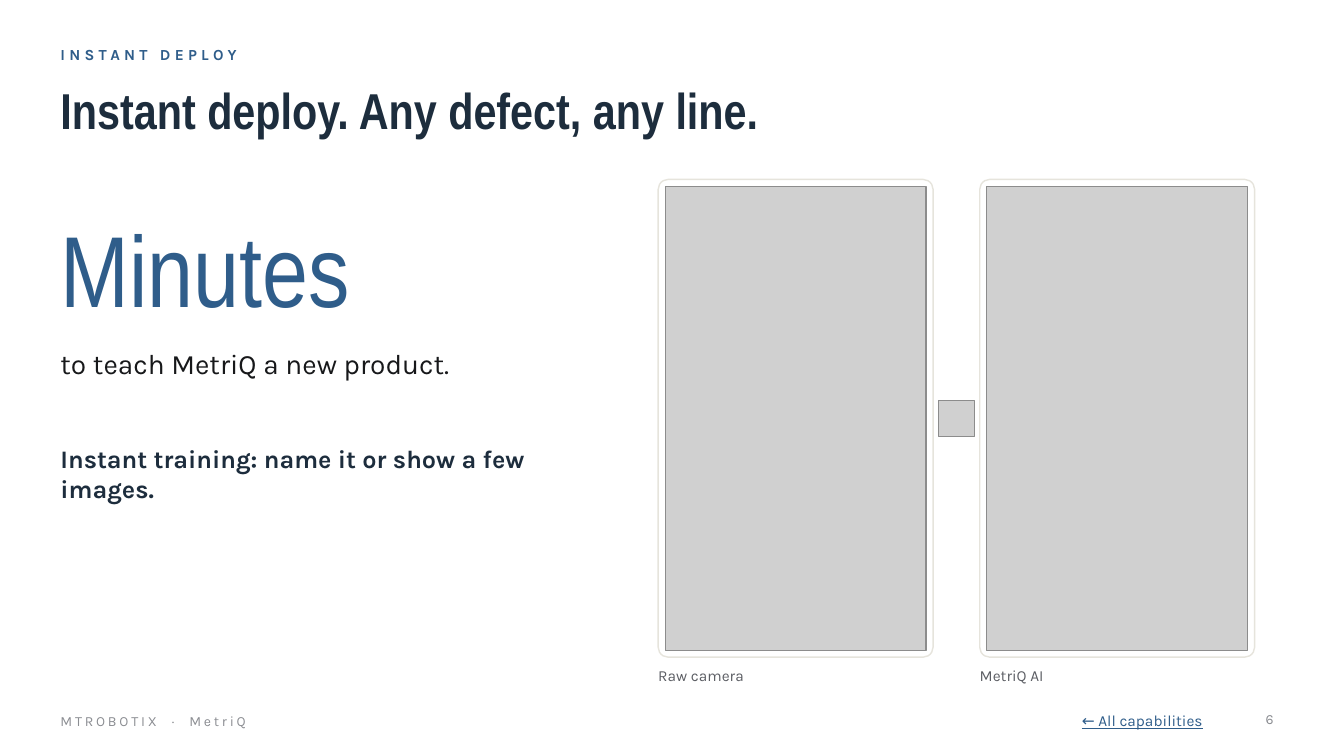
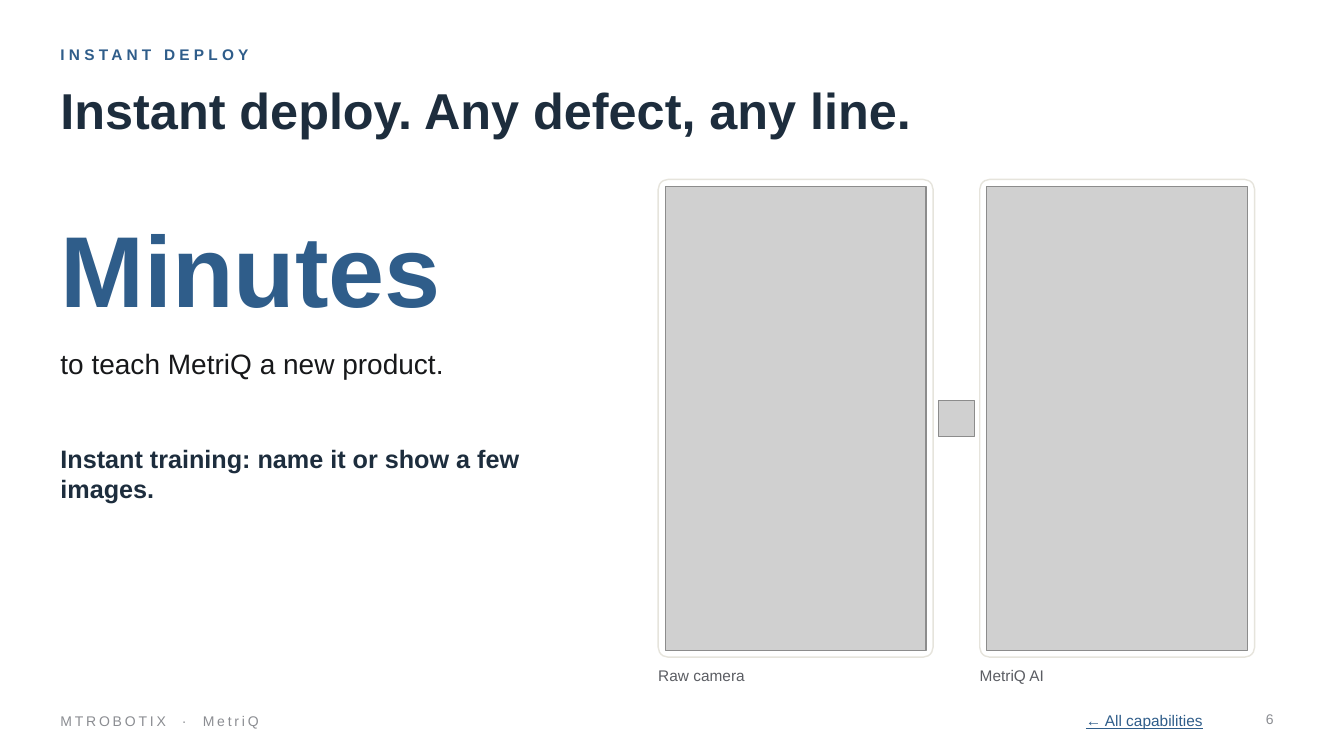
Before and after one commit to MTRobotix/MTR-SOP, a slide deck: slide 6 of content/general/attachments/metriq-pitch-deck.pptx. Drawn at 1344x756 pixels with LibreOffice and Linux fonts; fonts in the diff are those of the drawing; grey boxes stand for pictures. Boxes give left, top, right and bottom in pixels: in the first picture for what was removed or moved away, otherwise in the second. Text is boxed around its words. In the diff, an @@ line names an element or a change of style, - is before the commit and + after.

```diff
--- a/content/general/attachments/metriq-pitch-deck.pptx
+++ b/content/general/attachments/metriq-pitch-deck.pptx
@@ title "Instant deploy. Any defect, any ..." at (60,92,911,138): font Arial Narrow to Arial @@
@@ text "Minutes" at (60,234,441,308): font Arial Narrow to Arial, bold on @@
@@ font Karla to Arial in 7 elements at (60,45,968,76), (60,353,443,379), (60,449,519,504), (658,670,744,681), (980,670,1044,684), (1105,715,1202,729), (60,716,259,729) @@
```
Also in this commit, not shown: 12 other slides changed, 1 slide added, 1 slide removed, 4 other files.
